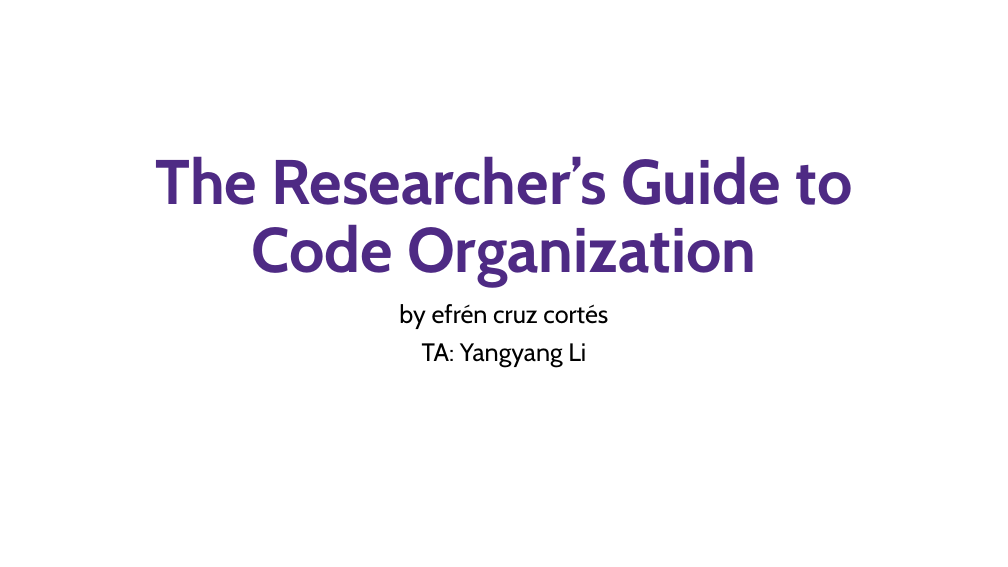
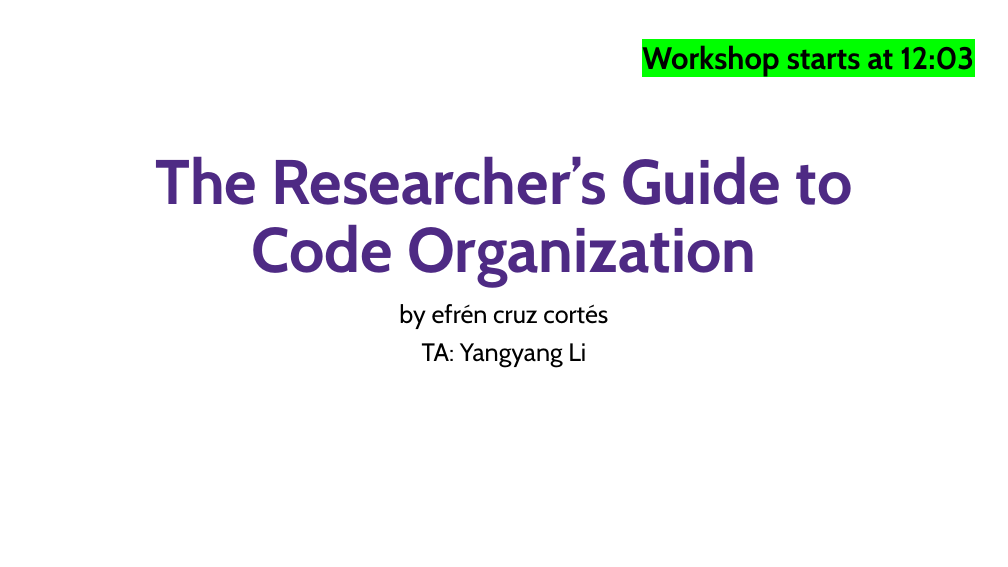
Before and after one commit to nuitrcs/researchers_guide_to_code_organization, a slide deck: slide 1 of researchers_guide_to_code_organization_day_1.pptx. Drawn at 1008x567 pixels with LibreOffice and Linux fonts; fonts in the diff are those of the drawing. Boxes give left, top, right and bottom in pixels: in the first picture for what was removed or moved away, otherwise in the second. Text is boxed around its words. In the diff, an @@ line names an element or a change of style, - is before the commit and + after.

```diff
--- a/researchers_guide_to_code_organization_day_1.pptx
+++ b/researchers_guide_to_code_organization_day_1.pptx
@@ text added at (x1=642, y1=45, x2=974, y2=76), 29.6 pt, text #000000, bold @@
+Workshop starts at 12:03
```
Also in this commit, not shown: 12 other slides changed, 3 slides added, 4 other files.
